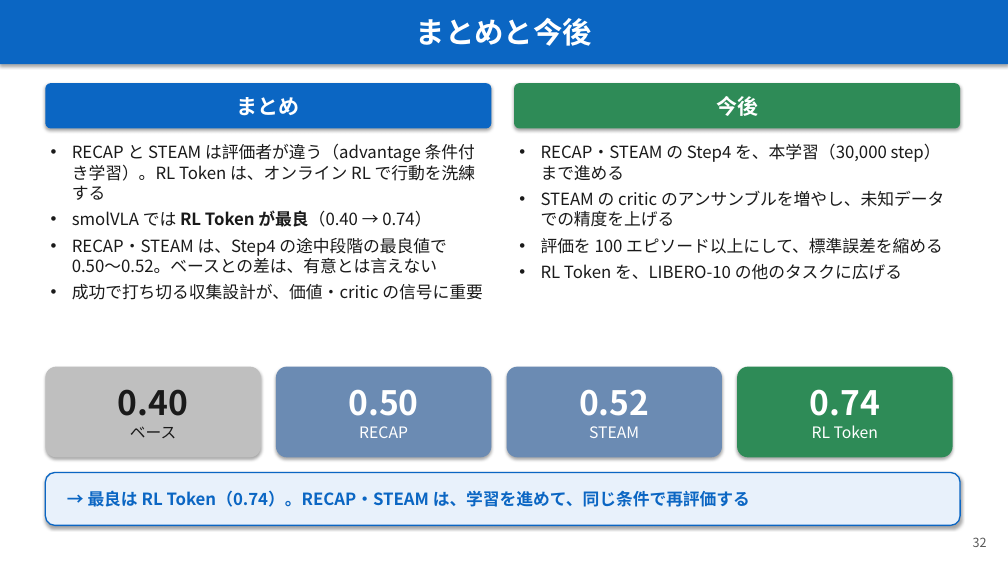
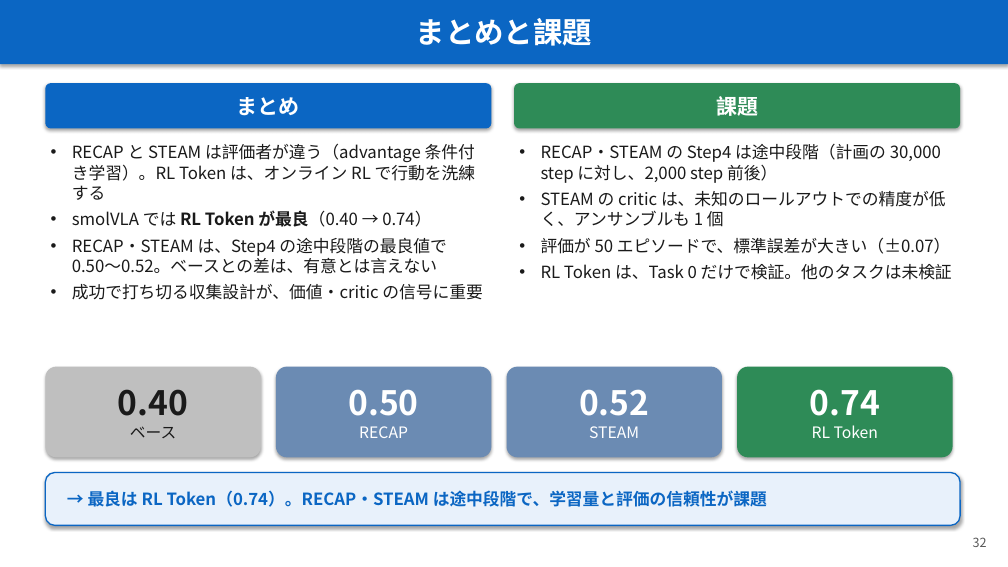
Before and after one commit to Junhand/libero_RL, a slide deck: slide 32 of docs/RECAP_STEAM_RLToken.pptx. Drawn at 1008x567 pixels with LibreOffice and Linux fonts; fonts in the diff are those of the drawing. Boxes give left, top, right and bottom in pixels: in the first picture for what was removed or moved away, otherwise in the second. Text is boxed around its words. In the diff, an @@ line names an element or a change of style, - is before the commit and + after.

```diff
--- a/docs/RECAP_STEAM_RLToken.pptx
+++ b/docs/RECAP_STEAM_RLToken.pptx
@@ text in rectangle at bbox=[416, 18, 592, 46]: text changed @@
-まとめと今後
+まとめと課題
@@ text in rounded rectangle at bbox=[716, 93, 758, 119]: text changed @@
-今後
+課題
@@ text at bbox=[541, 144, 952, 280]: text changed @@
-• RECAP・STEAM の Step4 を、本学習（30,000 step）まで進める
-• STEAM の critic のアンサンブルを増やし、未知データでの精度を上げる
-• 評価を 100 エピソード以上にして、標準誤差を縮める
-• RL Token を、LIBERO-10 の他のタスクに広げる
+• RECAP・STEAM の Step4 は途中段階（計画の 30,000 step に対し、2,000 step 前後）
+• STEAM の critic は、未知のロールアウトでの精度が低く、アンサンブルも 1 個
+• 評価が 50 エピソードで、標準誤差が大きい（±0.07）
+• RL Token は、Task 0 だけで検証。他のタスクは未検証
@@ text in rounded rectangle at bbox=[88, 490, 767, 507]: text changed @@
-→ 最良は RL Token（0.74）。RECAP・STEAM は、学習を進めて、同じ条件で再評価する
+→ 最良は RL Token（0.74）。RECAP・STEAM は途中段階で、学習量と評価の信頼性が課題
```
Also in this commit, not shown: 1 other slide changed, 1 other file.
